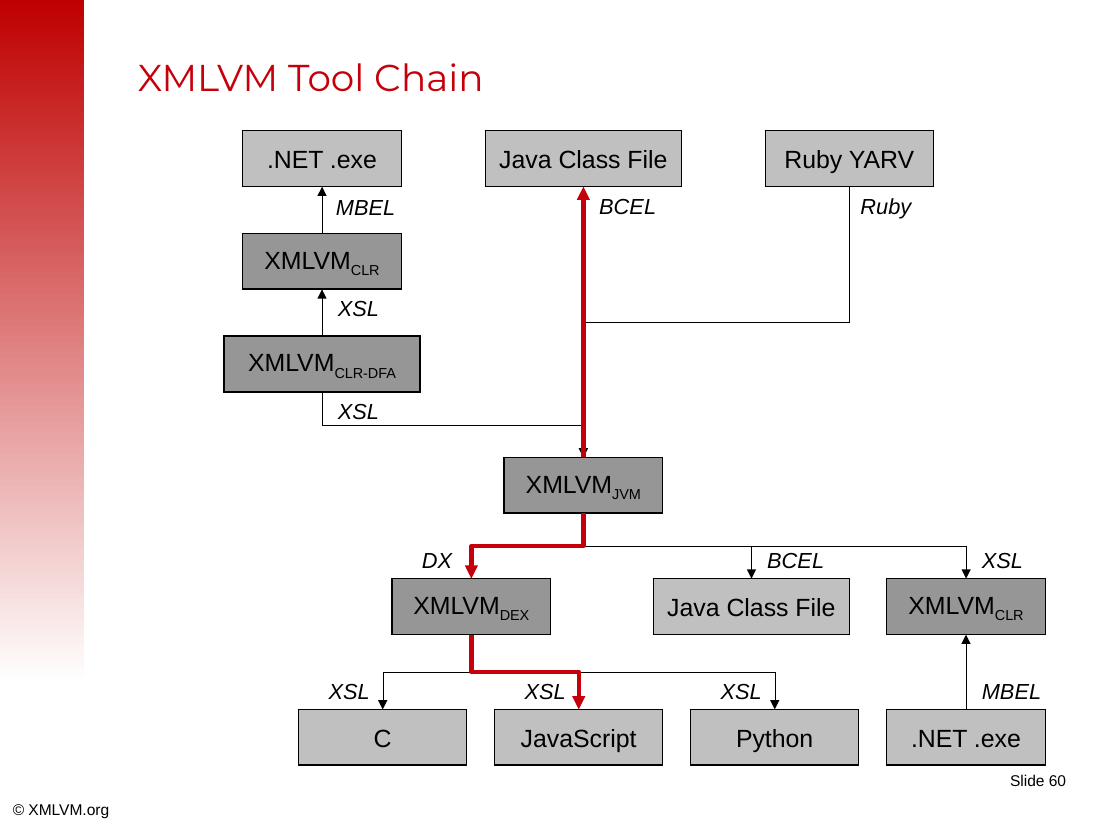
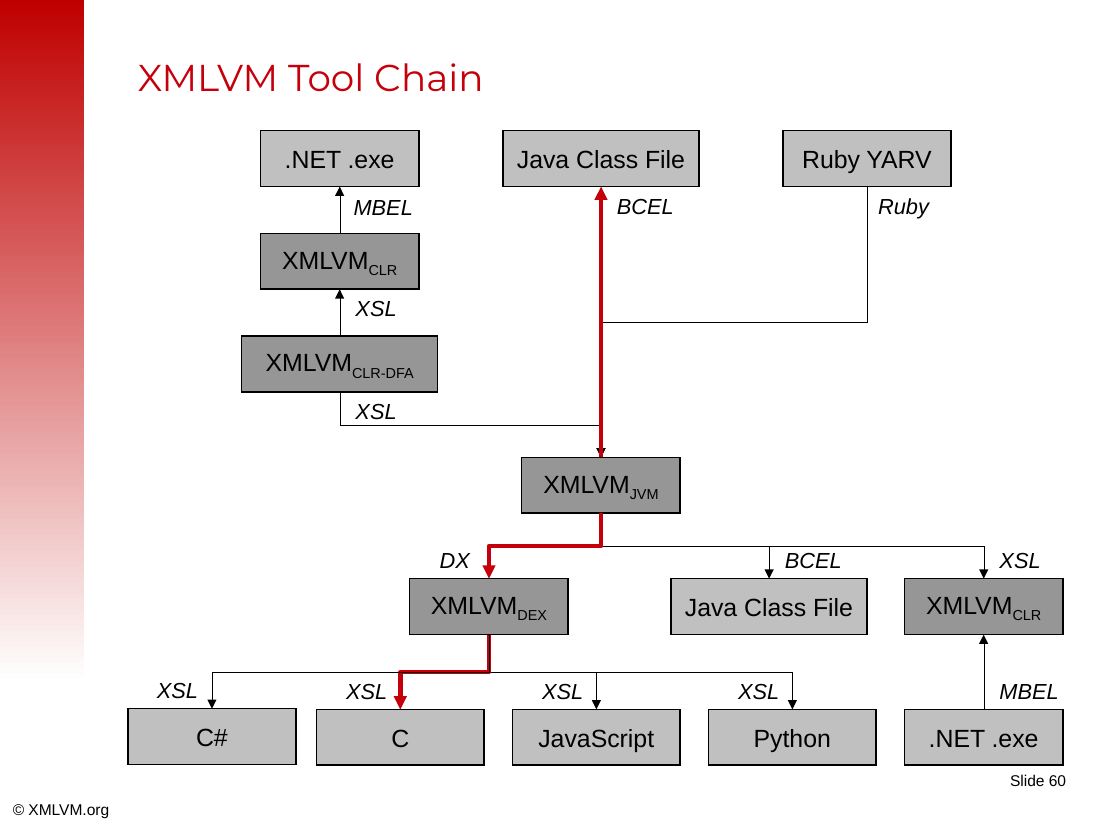
Before and after one commit to tisoft/xmlvm, a slide deck: slide 60 of doc/slides/android2iphone-master.odp. Drawn at 1120x840 pixels with LibreOffice and Linux fonts; fonts in the diff are those of the drawing; background and template pictures are left out. Boxes give left, top, right and bottom in pixels: in the first picture for what was removed or moved away, otherwise in the second. Text is boxed around its words. In the diff, an @@ line names an element or a change of style, - is before the commit and + after.

```diff
--- a/doc/slides/android2iphone-master.odp
+++ b/doc/slides/android2iphone-master.odp
@@ 9 texts, 6 rectangles: place and size @@
-9 texts, 6 rectangles at box(224, 131, 1041, 699)
+9 texts, 6 rectangles at box(242, 131, 1058, 699)
@@ 10 elbow arrows, 7 rectangles, 3 texts: place and size @@
-10 elbow arrows, 7 rectangles, 3 texts at box(243, 131, 1046, 765)
+10 elbow arrows, 7 rectangles, 3 texts at box(260, 131, 1063, 765)
@@ elbow arrow added from (489, 635) to (212, 709), #000000 0 pt @@
@@ elbow arrow moved from (472, 635) - (579, 709) to (489, 635) - (400, 709) @@
@@ elbow arrow moved from (472, 635) - (383, 709) to (489, 635) - (596, 709) @@
@@ text added at box(157, 682, 198, 699), 14 pt, text #000000, italic @@
+XSL
@@ rectangle added at box(128, 709, 296, 765), fill #C0C0C0, outline #000000 0.99 pt, 16 pt, text #000000 @@
+C#
```
Also in this commit, not shown: 20 other slides changed, 4 slides added, 1 slide removed.
